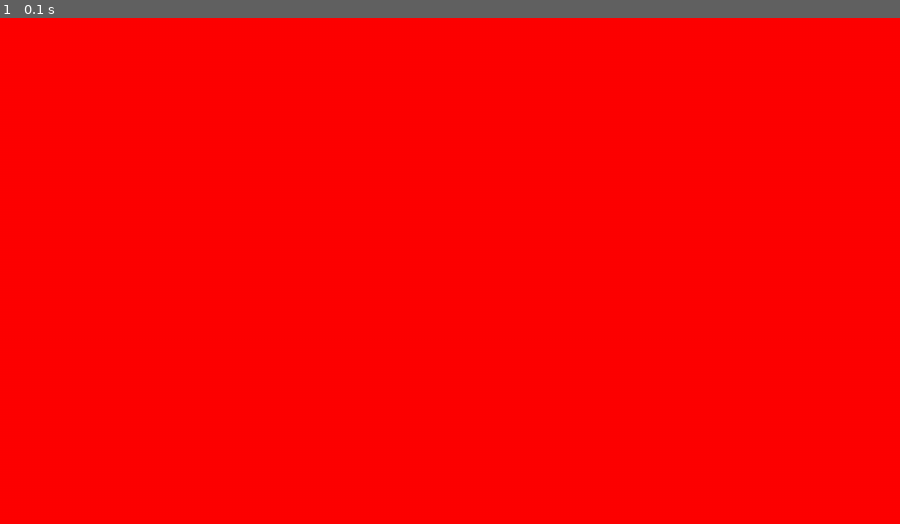
Above: before the commit, frame 1.
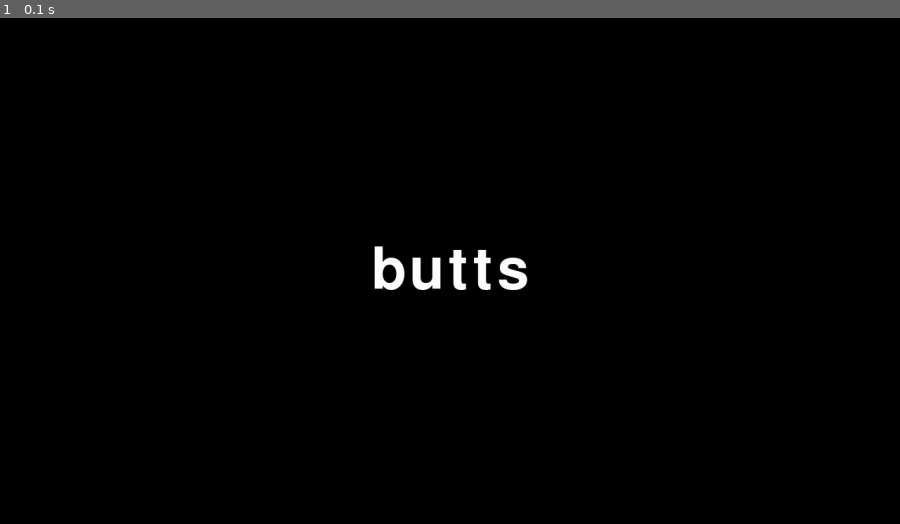
Above: after the commit, the same moment.

Repository: hfuller/ShopHUD
Game: pygame game, started from pygamefb.py
Two runs of this game, one before a commit and one after it. Both use one fixed random seed, a clock stepped at 60 frames per second and the inputs below. The source is Python 2; it was converted automatically to run under Python 3.
Inputs:
- Up to frame 1 (0.1 s): no input

The runs differ from the first frame. In frame 1, 100% of the frame differs, in the area x 0-100%, y 0-100%.

Commit message:
rendering text!

Diff:
--- a/pygamefb.py
+++ b/pygamefb.py
@@ -73,7 +73,19 @@
     # Update the display
     pygame.display.update()
 
+  def updateTime(self):
+    font = pygame.font.Font(None,120)
+    text = font.render("butts",1,(255,255,255))
+    textpos = text.get_rect()
+    screenrect = self.screen.get_rect()
+    textpos.centerx = screenrect.centerx
+    textpos.centery = screenrect.centery
+    self.screen.blit(text,textpos)
+    pygame.display.update()
+    #pygame.display.flip()
+
 # Create an instance of the PyScope class
 scope = pyscope()
-scope.test()
+#scope.test()
+scope.updateTime()
 time.sleep(10)
